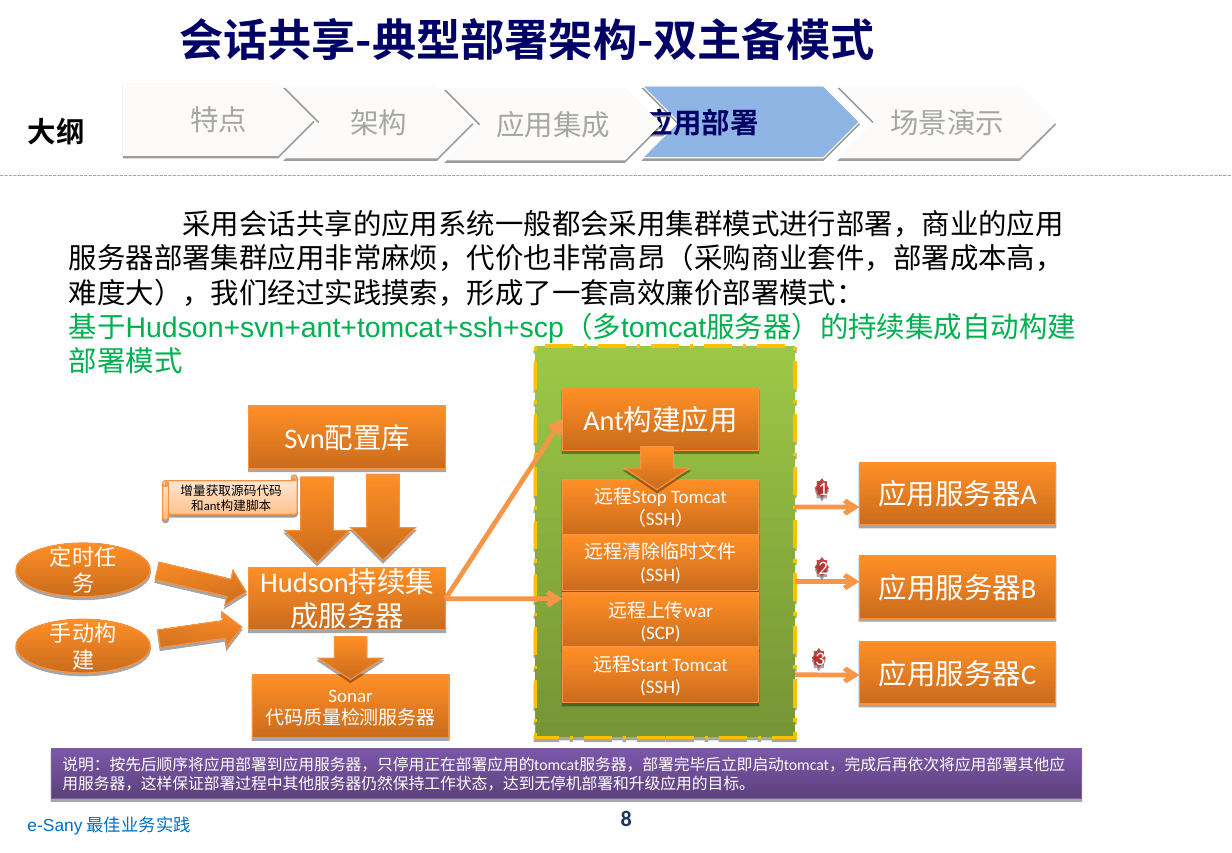
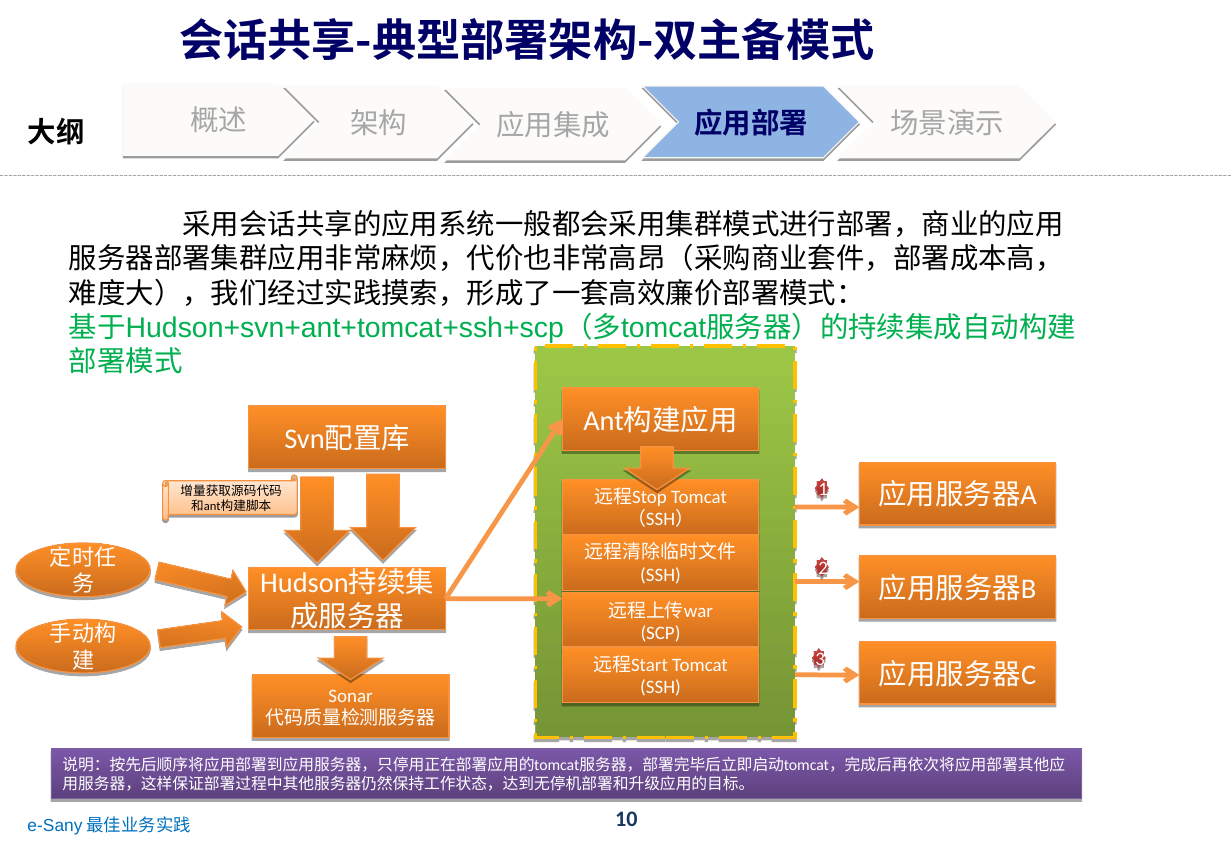
Before and after one commit to zhanght86/bboss-cms, a slide deck: slide 10 of 文档/SanyPDP平台会话共享介绍.ppt (slide 8 before the commit). Drawn at 1232x853 pixels with LibreOffice and Linux fonts; fonts in the diff are those of the drawing; background and template pictures are left out. Boxes give left, top, right and bottom in pixels: in the first picture for what was removed or moved away, otherwise in the second. Text is boxed around its words. In the diff, an @@ line names an element or a change of style, - is before the commit and + after.

```diff
--- a/文档/SanyPDP平台会话共享介绍.ppt
+++ b/文档/SanyPDP平台会话共享介绍.ppt
@@ freeform shape "应用部署" at box(642, 86, 858, 158): alignment left to centre @@
@@ text in freeform shape at box(190, 106, 247, 132): text changed @@
-特点
+概述
@@ page number at box(615, 811, 637, 826): text changed @@
-8
+10
```
Also in this commit, not shown: 9 other slides changed, 3 slides added, 9 other files.
